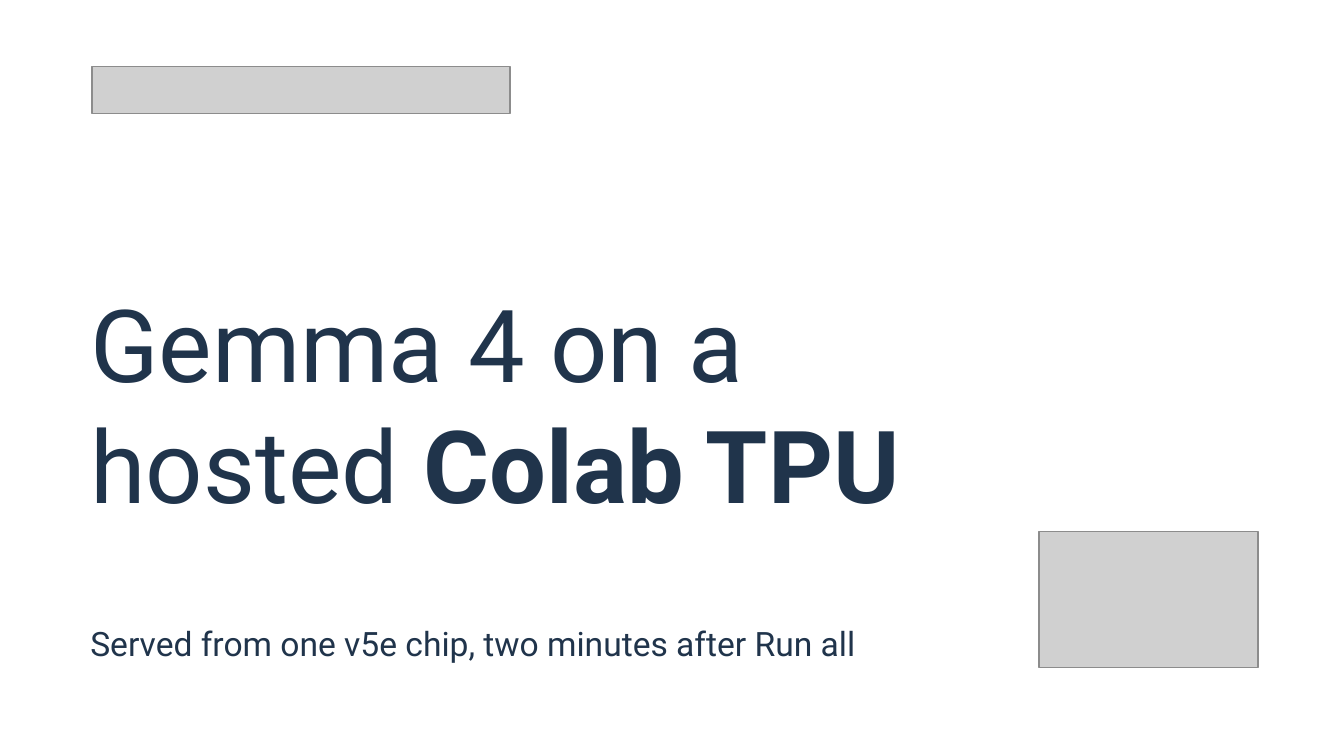
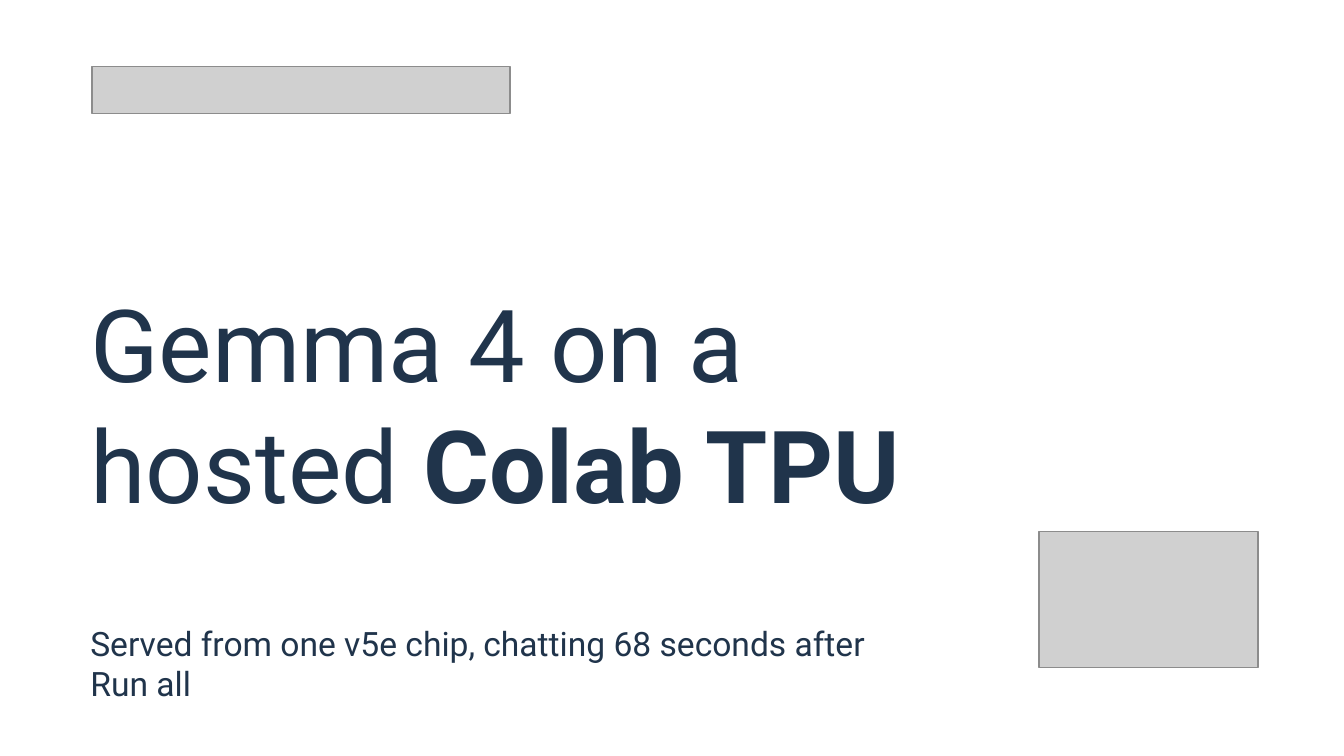
Before and after one commit to xbill9/colab, a slide deck: slide 1 of docs/deck/gemma4-colab-tpu-gde.pptx. Drawn at 1344x756 pixels with LibreOffice and Linux fonts; fonts in the diff are those of the drawing; grey boxes stand for pictures. Boxes give left, top, right and bottom in pixels: in the first picture for what was removed or moved away, otherwise in the second. Text is boxed around its words. In the diff, an @@ line names an element or a change of style, - is before the commit and + after.

```diff
--- a/docs/deck/gemma4-colab-tpu-gde.pptx
+++ b/docs/deck/gemma4-colab-tpu-gde.pptx
@@ text at (90,630,865,697): text changed @@
-Served from one v5e chip, two minutes after Run all
+Served from one v5e chip, chatting 68 seconds after Run all
```
Also in this commit, not shown: 10 other slides changed, 1 slide added, 1 other file.
